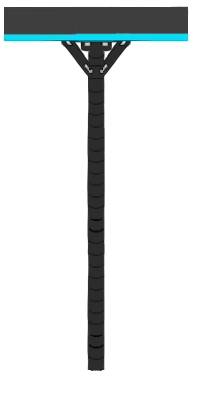
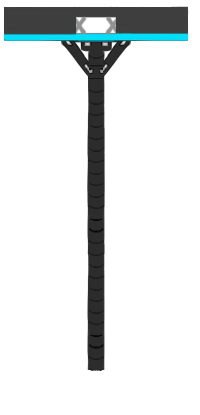
The second (200, 415) image is a revision of the first. Changes to its layers:
added layer "Calque 20" above "Calque 19" over <box>105,16,116,35</box>
added layer "Calque 19" above "Calque 5" over <box>76,16,87,35</box>
painted on "Calque 5" over <box>76,16,116,34</box>
